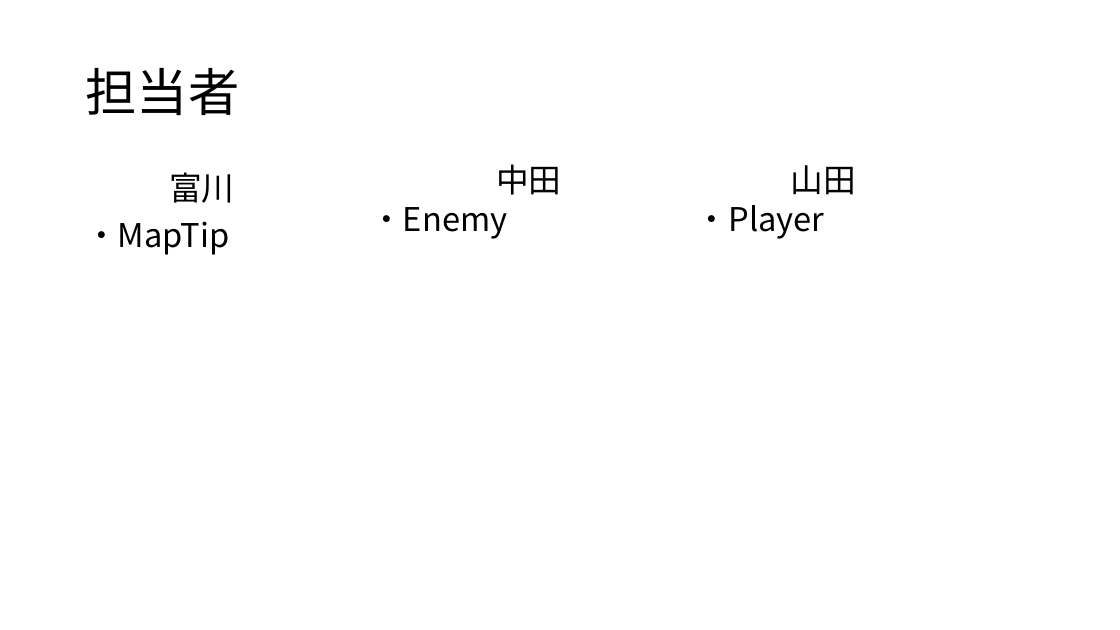
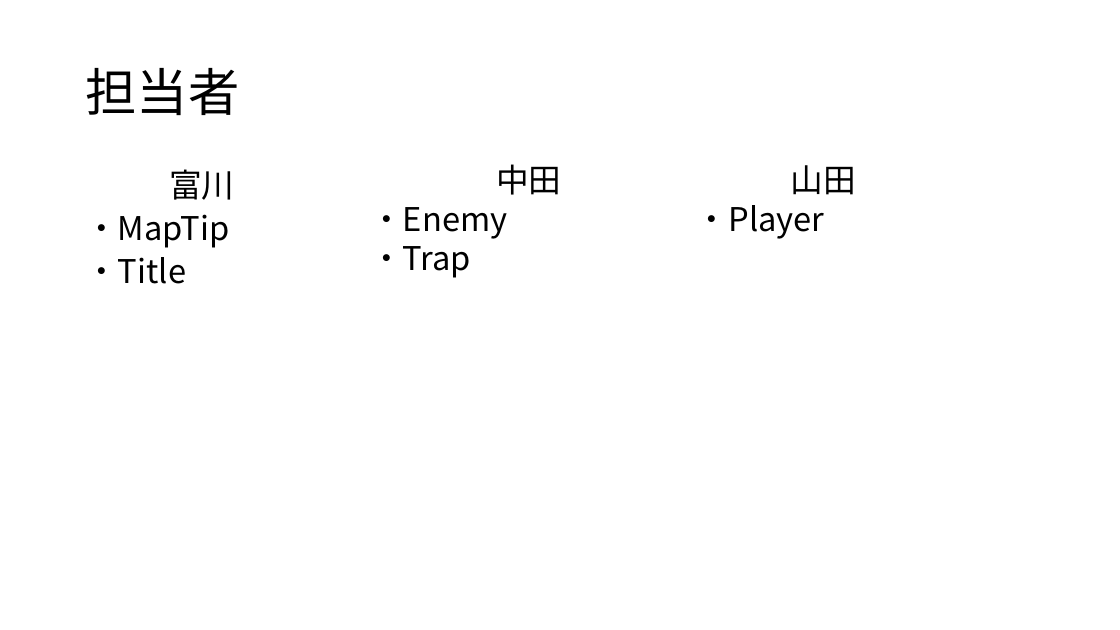
Before and after one commit to rinne-9029/ActionGame, a slide deck: slide 3 of アクションゲーム.pptx. Drawn at 1120x630 pixels with LibreOffice and Linux fonts; fonts in the diff are those of the drawing. Boxes give left, top, right and bottom in pixels: in the first picture for what was removed or moved away, otherwise in the second. Text is boxed around its words. In the diff, an @@ line names an element or a change of style, - is before the commit and + after.

Commit message:
aa

```diff
--- a/アクションゲーム.pptx
+++ b/アクションゲーム.pptx
@@ text at (85, 169, 234, 248): line spacing 0.9 to 0.8 @@
@@ text at (85, 257, 186, 284): paragraph added @@
+・Title
@@ text at (370, 246, 471, 278): paragraph added @@
+・Trap
```
